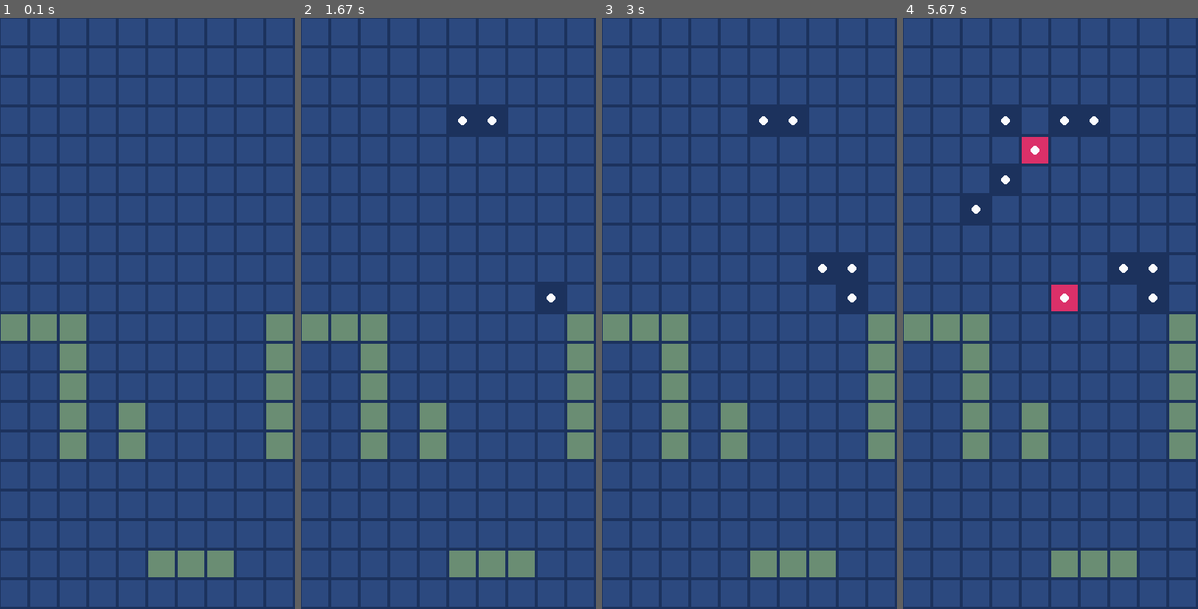
Above: before the commit, frames 1-4 (left to right).
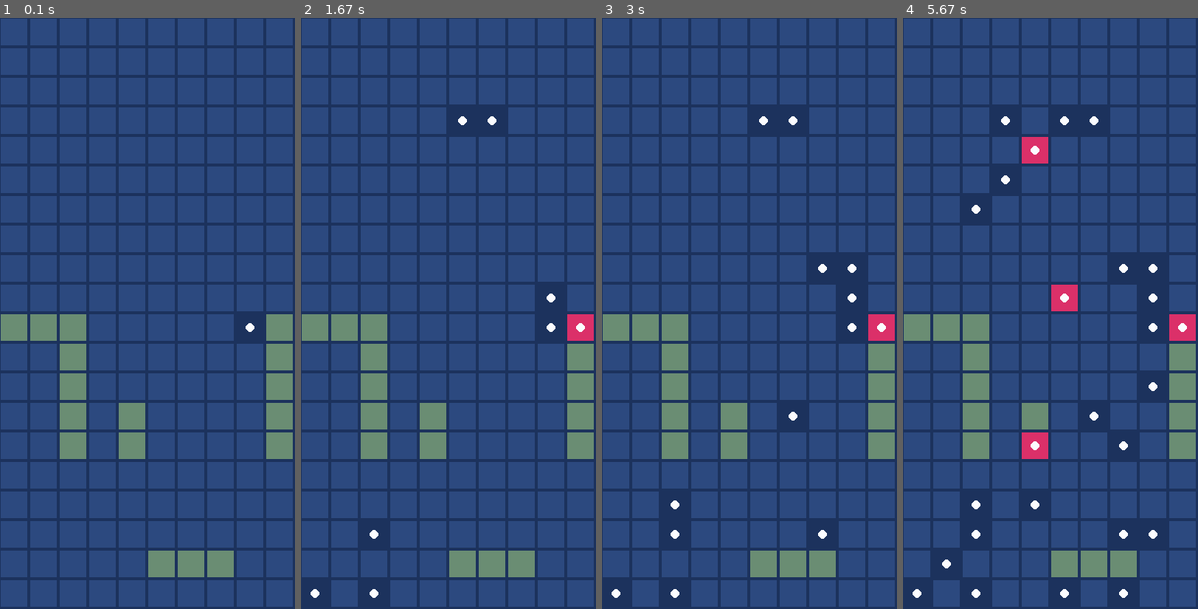
Above: after the commit, the same moments.

Repository: 8ctopotamus/battleship-pygame
Game: pygame game, started from main.py
The game is run twice, just before and just after one commit, with the same random seed, the same clock (stepped at 60 frames per second) and the same inputs.
Inputs (mouse positions are in pixels of both pictures, inside the frame that each line leads up to):
- Up to frame 1 (0.1 s): no input
- Up to frame 2 (1.67 s): click (542, 295) at 0.38 s; click (377, 319) at 0.72 s; click (489, 106) at 1.05 s; click (454, 112) at 1.38 s
- Up to frame 3 (3 s): click (752, 378) at 1.72 s; click (826, 408) at 2.05 s; click (826, 260) at 2.38 s; click (855, 266) at 2.72 s
- Up to frame 4 (5.67 s): click (1153, 431) at 3.05 s; click (1062, 289) at 3.38 s; click (985, 207) at 3.72 s; click (1130, 378) at 4.05 s; click (1003, 124) at 4.38 s; click (1153, 307) at 4.72 s; click (994, 171) at 5.05 s; click (1032, 136) at 5.38 s

The runs differ from the first frame. In frame 1, 0.4% of the frame differs, in the area x 80-90%, y 50-55%; in frame 2, 2.0%; in frame 3, 3.2%; in frame 4, 6.5%, in the area x 0-100%, y 50-100%.

Commit message:
Bot.shoot()

Diff:
--- a/main.py
+++ b/main.py
@@ -44,6 +44,12 @@
       if self.hit:
         self.drawHitMarker()
 
+  def takeDamage(self):
+    self.visible = True
+    self.hit = True
+    if (self.value == 1):
+      self.value = 2
+
 class Player:
   def __init__(self, grid):
     isHuman = isinstance(self, Human)
@@ -59,30 +65,37 @@
     super().__init__(grid)
 
   def shoot(self, bot):
+    bot.isShooting = False
     x, y = pygame.mouse.get_pos();
-    print(x)
-    print(y)
     for cell in bot.grid:
       if (cell.x + cell.width >= x and cell.y + cell.height >= y):
-        pprint(vars(cell))
-        cell.visible = True
-        cell.hit = True
-        if (cell.value == 1):
-          cell.value = 2
+        cell.takeDamage()
         break
 
 class Bot(Player):
+  isShooting = False
+
   def __init__(self, grid):
     super().__init__(grid)
 
-def handleInputs(human, bot):
+  def shoot(self, human):
+    self.isShooting = True
+    cell = random.choice(human.grid)
+    cell.takeDamage()
+
+def handleInputs(human, bot, isHumansTurn):
   for event in pygame.event.get():
-    if event.type == pygame.MOUSEBUTTONDOWN:
+    if event.type == pygame.MOUSEBUTTONDOWN and isHumansTurn:
       human.shoot(bot)
+      isHumansTurn = False
+    elif not bot.isShooting:
+      bot.shoot(human)
+      isHumansTurn = True
+
     if event.type == pygame.QUIT:
       quit()
 
-def renderGUI(screen, players):
+def renderGUI(screen, players, isHumansTurn):
   screen.fill(BLUE_DARK)
   for player in players:
     for cell in player.grid:
@@ -120,11 +133,12 @@
   ])
 
   players = [human, bot]
+  isHumansTurn = True
 
   while run:
     clock.tick(FPS)
-    handleInputs(human, bot)
-    renderGUI(screen, players)
+    handleInputs(human, bot, isHumansTurn)
+    renderGUI(screen, players, isHumansTurn)
 
   quit()
 
